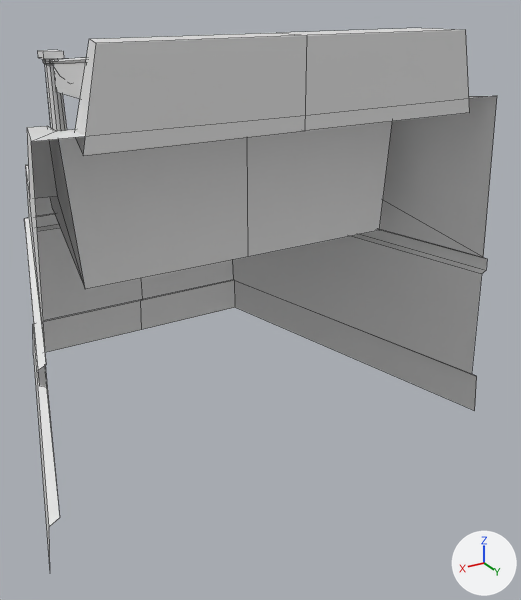
The FBX model Assets/Meshes/ENV_TERRACE_01.FBX: old version first, new version second.
Rendered twice from a camera (50 mm lens) standing at (9.16, 42.8, 12.22) and looking at (-1.12, 25.66, 3.65). The lights are fixed; the arrows at lower right show +X, +Y and +Z. Mesh edges are drawn as thin lines. Where no turn or scale is listed for an object, it has been applied to the vertices.

Names of what the first picture shows: 'ENV_TERRACE_01'.
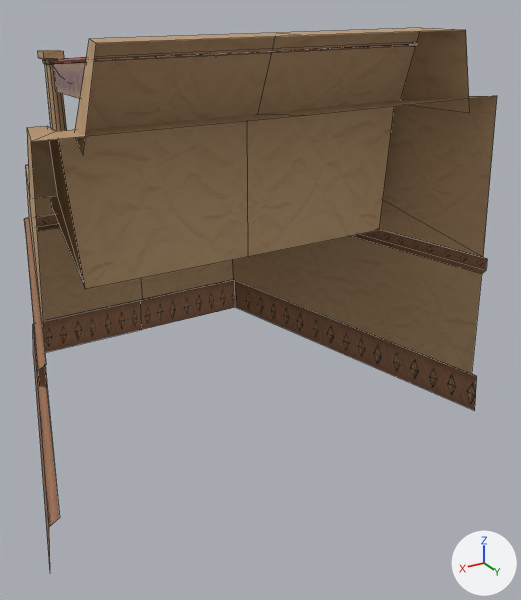
Where the change shows, as pixel boxes (x1, y1, x2, y2) in the pictures (521 x 600 px):
part 1 of me_mesh, deleted
    before: (83, 30, 470, 156)
part 2 of me_mesh, recoloured (grey to brown)
    both: (24, 214, 487, 558)
part 3 of me_mesh, recoloured (grey to brown)
    both: (50, 57, 86, 99)
part 4 of me_mesh, recoloured (grey to brown)
    both: (25, 28, 497, 497)

Diff of the bpy script that builds the scene:
```diff
--- a/Assets/Meshes/ENV_TERRACE_01.FBX.py
+++ b/Assets/Meshes/ENV_TERRACE_01.FBX.py
@@ img_tileable_wall_02_png @@
+img_tileable_wall_02_png = load_image('TILEABLE_WALL_02.png', '../Textures/TILEABLE_WALL_02.png', 512, 512, 'sRGB')
@@ img_terrace_01_png @@
+img_terrace_01_png = load_image('TERRACE_01.png', '../Textures/TERRACE_01.png', 1024, 1024, 'sRGB')
@@ img_tileable_floor_01_png @@
+img_tileable_floor_01_png = load_image('TILEABLE_FLOOR_01.png', '../Textures/TILEABLE_FLOOR_01.png', 1024, 1024, 'sRGB')
@@ img_tileable_wall_03_png @@
+img_tileable_wall_03_png = load_image('TILEABLE_WALL_03.png', '../Textures/TILEABLE_WALL_03.png', 1024, 1024, 'sRGB')
@@ mat_material__43 @@
+mat_material__43 = principled_material('Material #43')
+mat_material__43.texture = img_tileable_wall_02_png
+mat_material__43.roughness = 0.859
@@ mat_material__46 @@
+mat_material__46 = principled_material('Material #46')
+mat_material__46.texture = img_terrace_01_png
+mat_material__46.roughness = 0.859
@@ mat_material__30 @@
+mat_material__30 = principled_material('Material #30')
+mat_material__30.texture = img_tileable_floor_01_png
+mat_material__30.roughness = 0.859
@@ mat_material__47 @@
+mat_material__47 = principled_material('Material #47')
+mat_material__47.texture = img_tileable_wall_03_png
+mat_material__47.roughness = 0.859
@@ me_mesh @@
 # used by ob_env_terrace_01; location = (0.0, 23.98, 0.0)
 # verts and faces of me_mesh; kept vertices keep their numbers, new ones are numbered from 316
 # before: 200 (-4.54, 3.38, 9.35), 201 (-5.03, 5.48, 9.35) at pixel (469, 112), 203 (-4.6, 5.48, 11.34) at pixel (465, 29), 204 (0.0, 3.38, 9.35), 205 (4.54, 3.38, 9.35)
 # before: 206 (5.03, 5.48, 9.35) at pixel (83, 155), 207 (0.0, 5.48, 9.35) at pixel (305, 130), 210 (0.0, 5.48, 11.34) at pixel (307, 35), 211 (4.6, 5.48, 11.34) at pixel (96, 43)
-me_mesh.from_pydata(...)  # 316 vertices, 237 faces; spans x -6.74..6.74, y -5.48..5.48, z 0.0..11.34
+me_mesh.from_pydata(...)  # 315 vertices, 233 faces; spans x -6.74..6.74, y -5.48..5.48, z 0.0..11.34
+# me_mesh part 1
+delete_vertices([207])  # with the faces that use them
+# me_mesh part 2: 20 faces spanning x -6.74..6.74, y -5.48..5.48, z 0.0..5.24 switch from no material to mat_material__43 (picture img_tileable_wall_02_png)
+# me_mesh part 3: 69 faces spanning x -4.32..4.32, y -5.31..4.14, z 3.4..11.0 switch from no material to mat_material__46 (picture img_terrace_01_png)
+# me_mesh part 4: 142 faces spanning x -6.36..6.36, y -5.11..5.48, z 1.44..11.34 switch from no material to mat_material__47 (picture img_tileable_wall_03_png)
+me_mesh.materials.append(mat_material__30)  # picture img_tileable_floor_01_png
```
